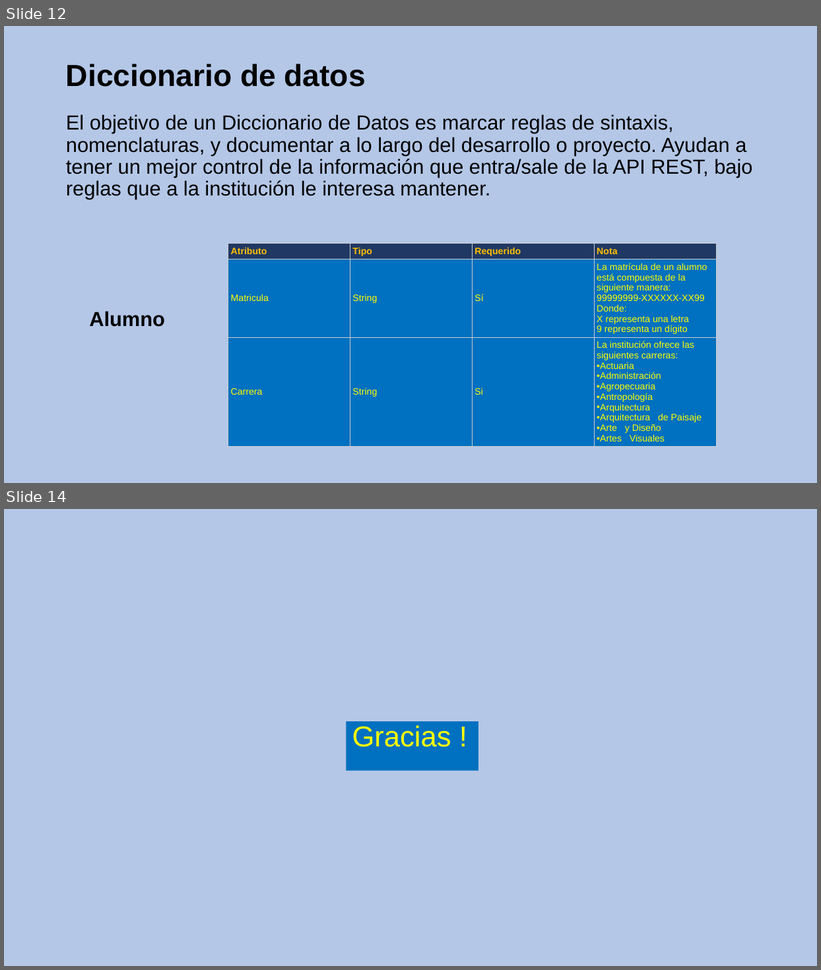
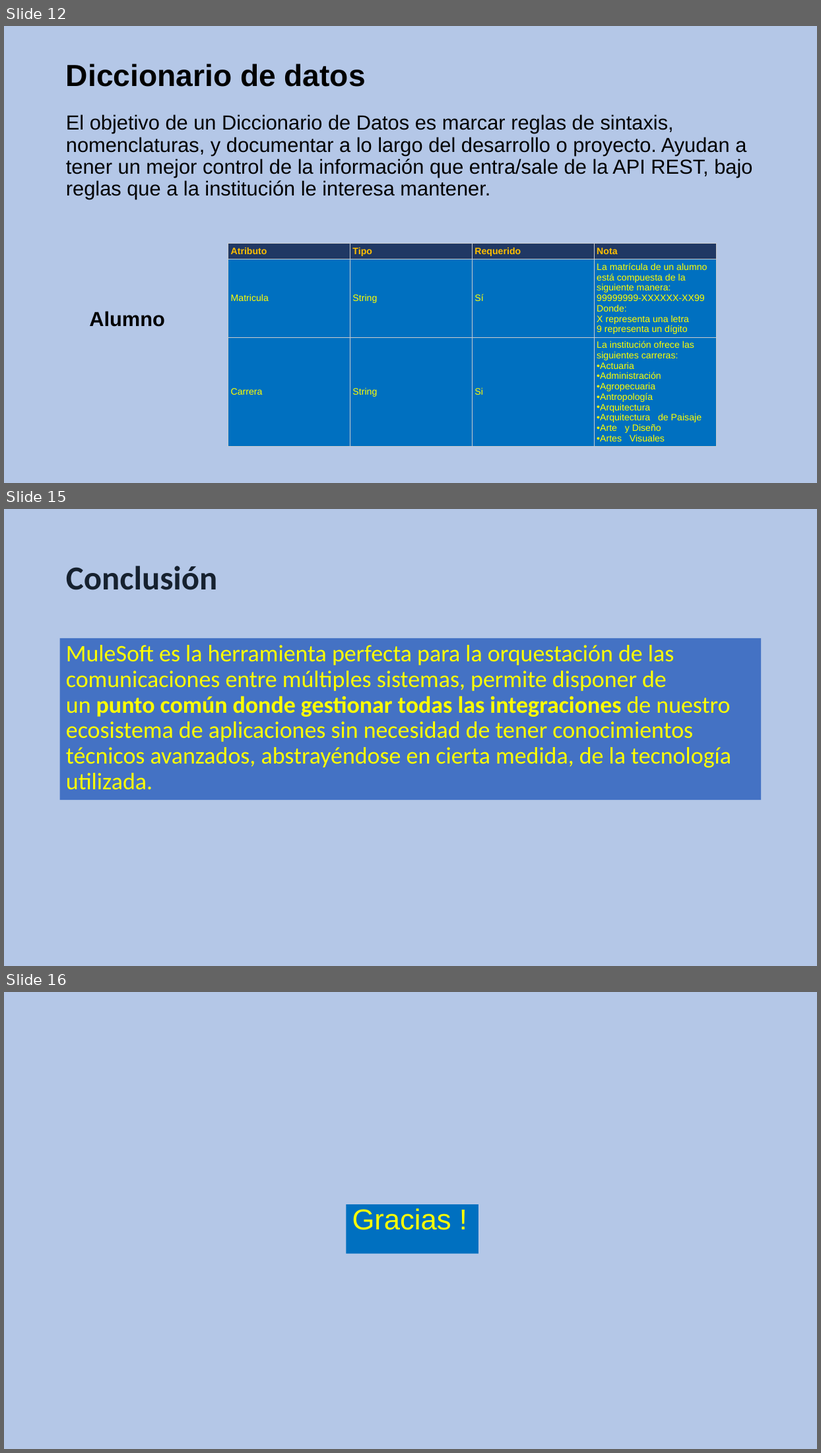
Before and after one commit to CesarFlick/shule-server-repositorio, a slide deck: INSTITUTO POLITÉCNICO NACIONAL.pptx. Shown one above the other, each under a label of ours: slides 12 and 14 before the commit, slides 12, 15 and 16 after it; the slides between them are not shown. The pictures are 821x970 and 821x1453 pixels, drawn with LibreOffice and Linux fonts; fonts in the diff are those of the drawing. Boxes give left, top, right and bottom in pixels: in the first picture for what was removed or moved away, otherwise in the second. Text is boxed around its words. In the diff, an @@ line names an element or a change of style, - is before the commit and + after.

```diff
--- a/INSTITUTO POLITÉCNICO NACIONAL.pptx
+++ b/INSTITUTO POLITÉCNICO NACIONAL.pptx
@@ slide 15 added at [4, 509, 817, 966], background #B4C7E7 @@
@@ title added at [66, 566, 218, 590], 39.6 pt, text #16212F, bold @@
+Conclusión
@@ text added at [60, 638, 762, 800], fill #4472C4, 28 pt, text #FFFF00 @@
+MuleSoft es la herramienta perfecta para la orquestación de las comunicaciones entre múltiples sistemas, permite disponer de un punto común donde gestionar todas las integraciones de nuestro ecosistema de aplicaciones sin necesidad de tener conocimientos técnicos avanzados, abstrayéndose en cierta medida, de la tecnología utilizada.
@@ what was slide 14 is now slide 16 @@
```
Also in this commit, not shown: 10 slides changed, 1 other slide added, 7 other files.
